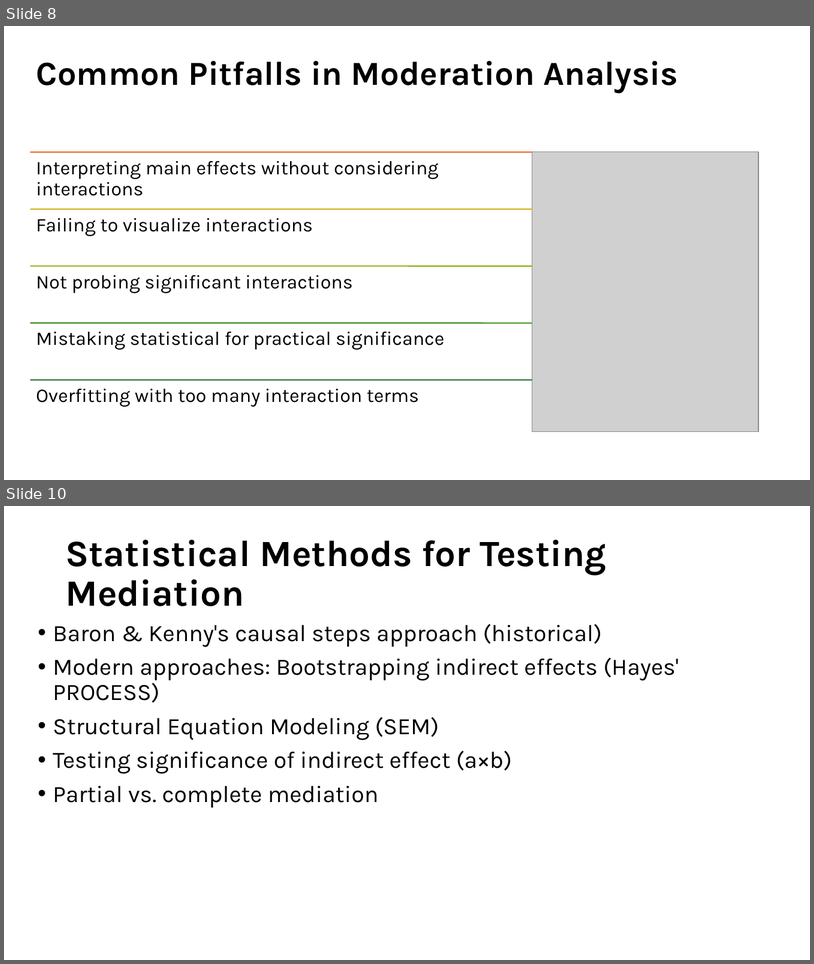
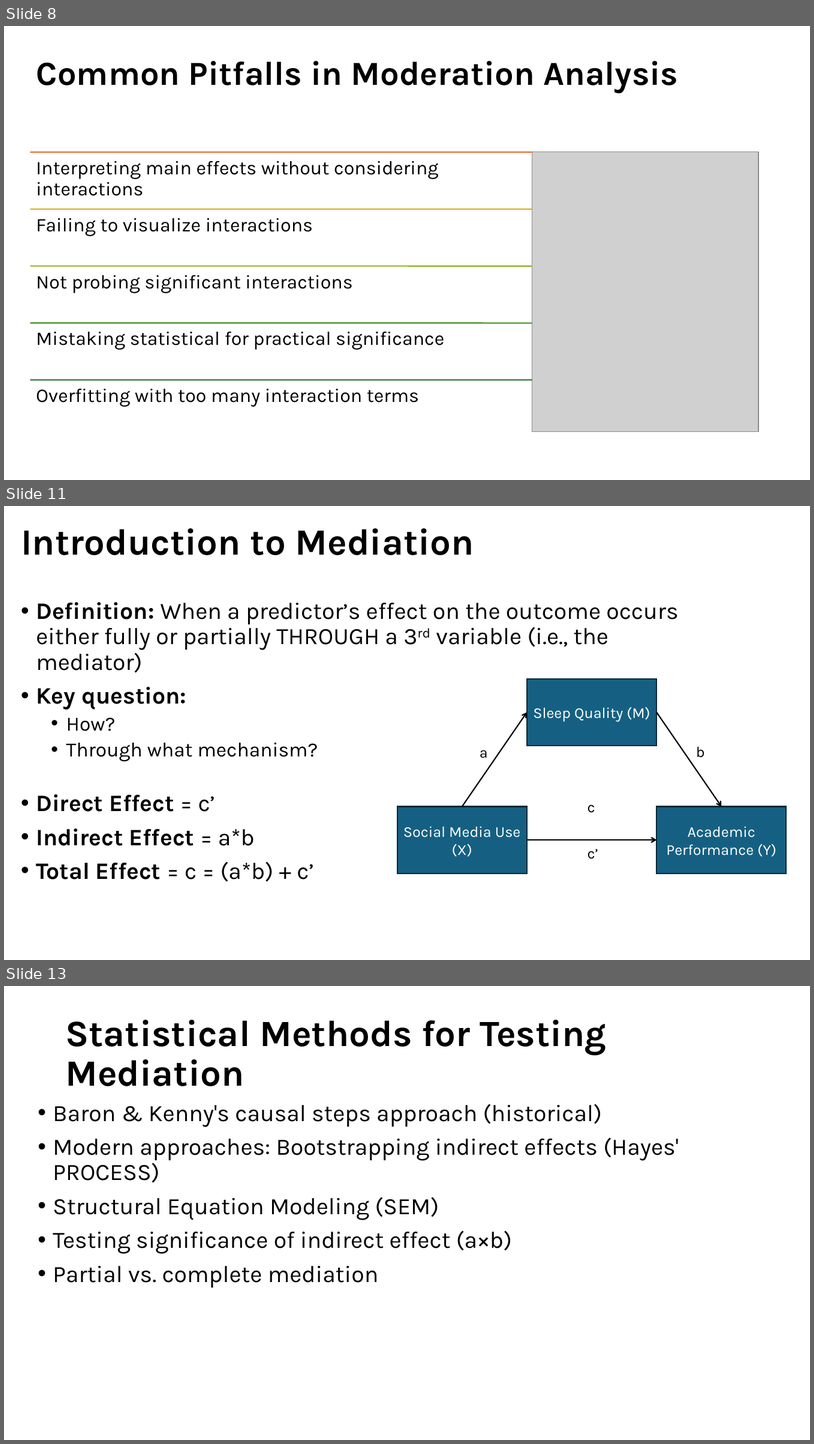
Before and after one commit to EwokOzwok/Data-Analysis-II---CBHPAR-Seminar, a slide deck: Data Analysis II - Mediation and Moderation.pptx. Shown one above the other, each under a label of ours: slides 8 and 10 before the commit, slides 8, 11 and 13 after it; the slides between them are not shown. The pictures are 814x964 and 814x1444 pixels, drawn with LibreOffice and Linux fonts; fonts in the diff are those of the drawing; grey boxes stand for pictures. Boxes give left, top, right and bottom in pixels: in the first picture for what was removed or moved away, otherwise in the second. Text is boxed around its words. In the diff, an @@ line names an element or a change of style, - is before the commit and + after.

```diff
--- a/Data Analysis II - Mediation and Moderation.pptx
+++ b/Data Analysis II - Mediation and Moderation.pptx
@@ slide 11 added at <box>4,506,810,960</box>, background #FFFFFF @@
@@ title added at <box>21,528,474,555</box>, 44 pt, text #000000, bold @@
+Introduction to Mediation
@@ text added at <box>36,602,678,882</box>, 28 pt, text #000000 @@
+• Definition: When a predictor’s effect on the outcome occurs either fully or partially THROUGH a 3rd variable (i.e., the mediator)
+• Key question:
+  • How?
+  • Through what mechanism?
+• Direct Effect = c’
+• Indirect Effect = a*b
+• Total Effect = c = (a*b) + c’
@@ group added at <box>397,679,788,873</box>: 3 rectangles, 3 arrows @@
+Social Media Use (X)
+Academic Performance (Y)
+Sleep Quality (M)
@@ text added at <box>480,750,488,758</box>, 18 pt, text #000000 @@
+a
@@ text added at <box>696,746,705,757</box>, 18 pt, text #000000 @@
+b
@@ text added at <box>588,804,596,813</box>, 18 pt, text #000000 @@
+c
@@ text added at <box>588,849,599,859</box>, 18 pt, text #000000 @@
+c’
@@ what was slide 10 is now slide 13 @@
```
Also in this commit, not shown: 1 slide changed, 3 other slides added, 1 slide removed, 4 other files.
